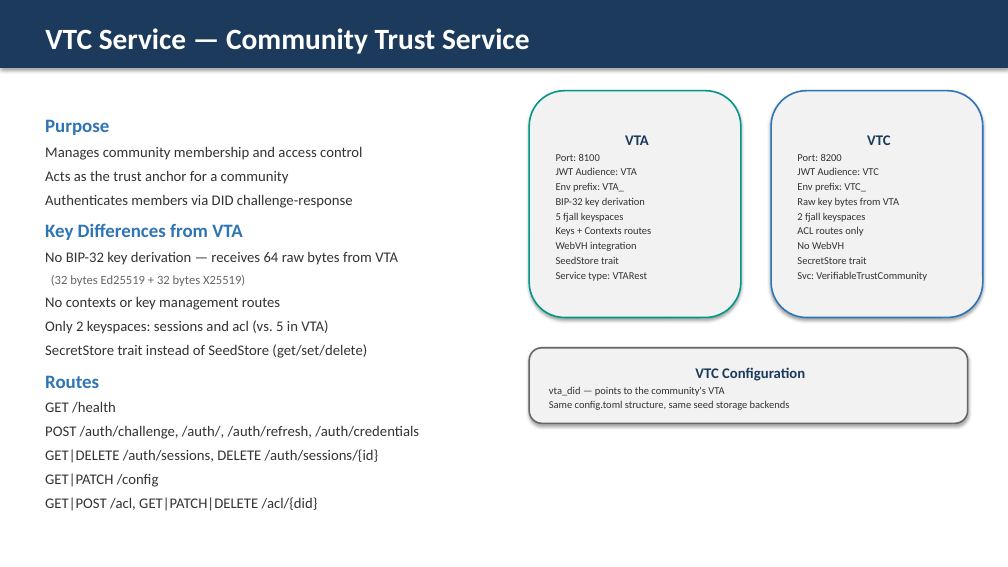
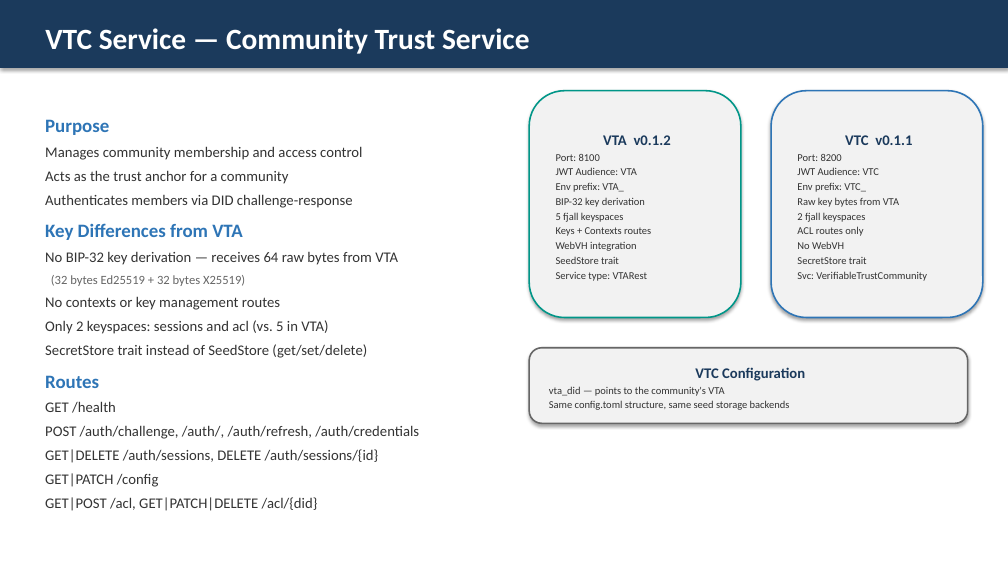
Before and after one commit to LF-Decentralized-Trust-labs/verifiable-trust-infrastructure, a slide deck: slide 5 of docs/VTA_Service_Overview.pptx. Drawn at 1008x567 pixels with LibreOffice and Linux fonts; fonts in the diff are those of the drawing. Boxes give left, top, right and bottom in pixels: in the first picture for what was removed or moved away, otherwise in the second. Text is boxed around its words. In the diff, an @@ line names an element or a change of style, - is before the commit and + after.

```diff
--- a/docs/VTA_Service_Overview.pptx
+++ b/docs/VTA_Service_Overview.pptx
@@ text in rounded rectangle at (603, 135, 671, 145): text changed @@
-VTA
+VTA v0.1.2
@@ text in rounded rectangle at (845, 135, 912, 145): text changed @@
-VTC
+VTC v0.1.1
```
Also in this commit, not shown: 8 other slides changed, 42 other files.
